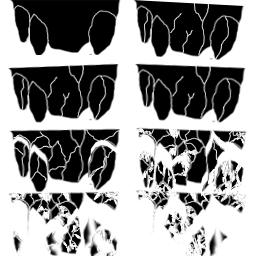
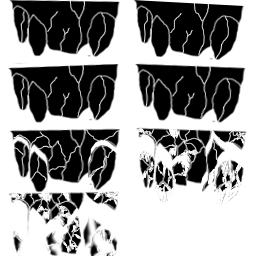
Layers edited between the first and the second 256x256 image:
added group "platform" with 26 layers over [9, 0, 247, 256]
hid group "disintegrating copy 3" (4 layers), moved it into group "platform" over [135, 189, 247, 256]
moved "disintegrating copy" into group "platform" over [135, 189, 247, 205]
added layer "Layer 9" in group "platform" over [9, 0, 120, 64]
moved "Layer 1" into group "platform", painted on it over [9, 0, 121, 64]
